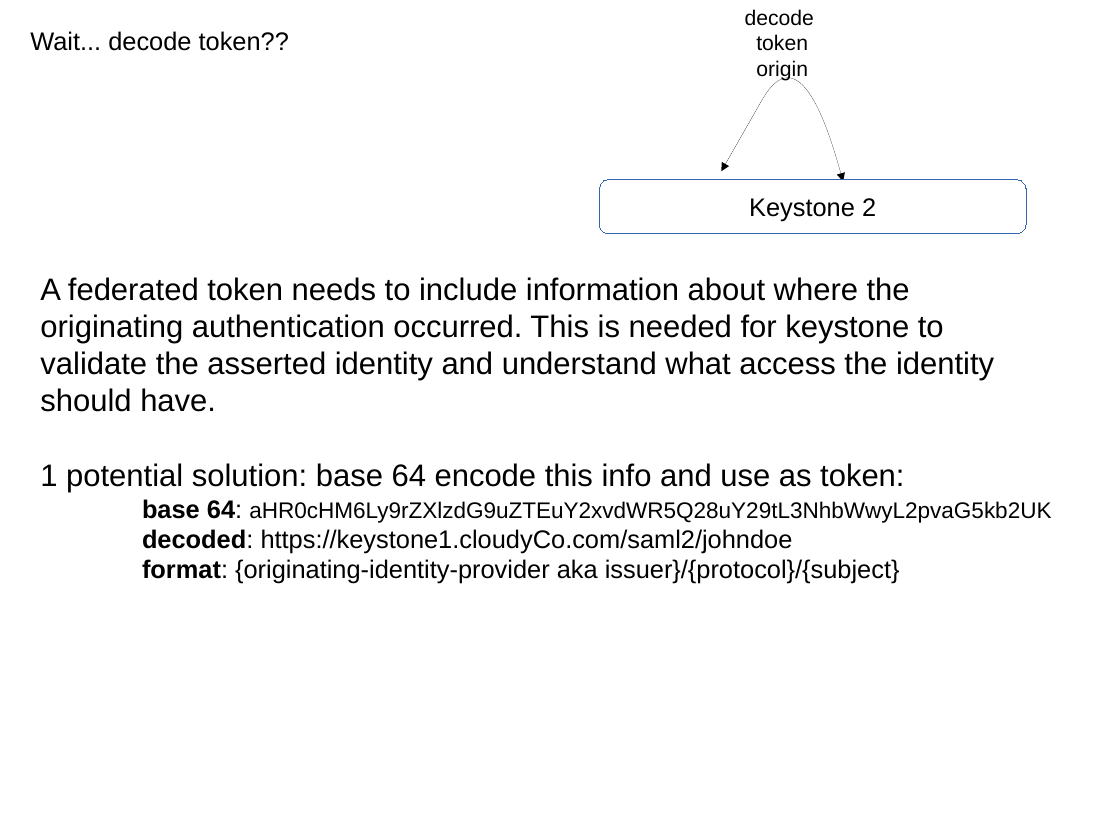
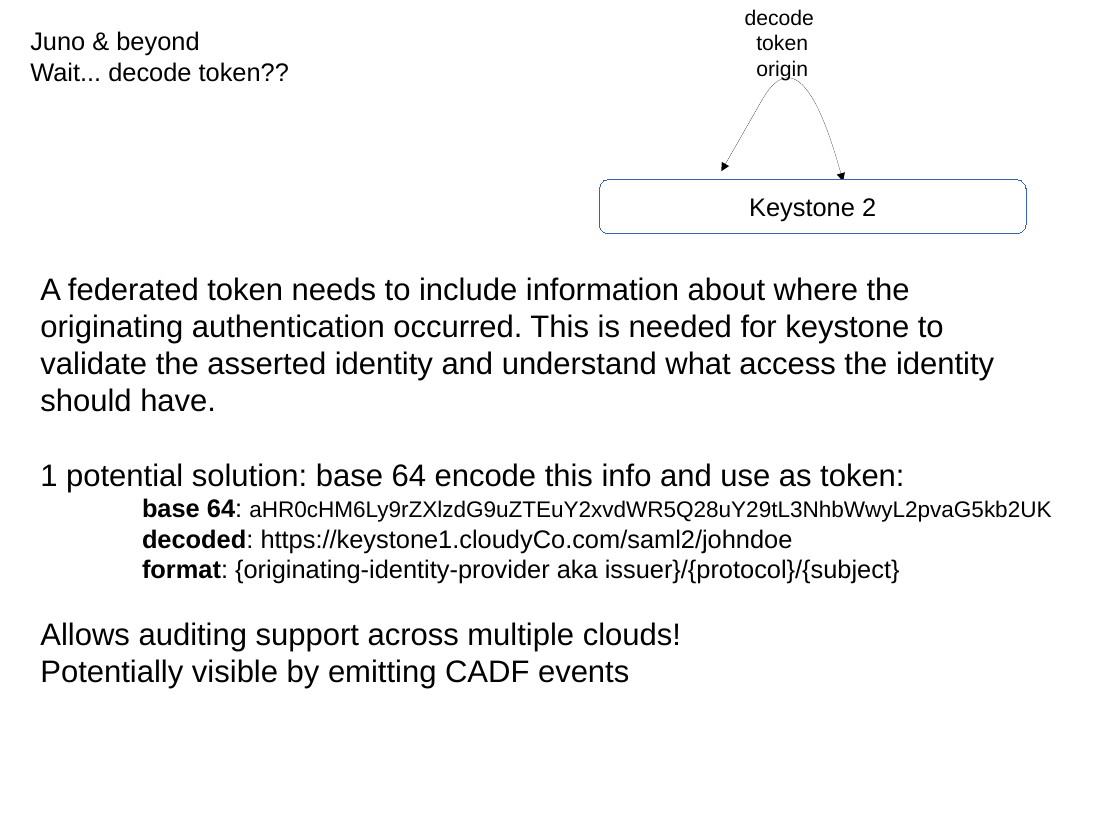
Before and after one commit to joesavak/OpenStackFederation, a slide deck: slide 9 of os-federation.odp (slide 10 before the commit). Drawn at 1120x840 pixels with LibreOffice and Linux fonts; fonts in the diff are those of the drawing. Boxes give left, top, right and bottom in pixels: in the first picture for what was removed or moved away, otherwise in the second. Text is boxed around its words. In the diff, an @@ line names an element or a change of style, - is before the commit and + after.

```diff
--- a/os-federation.odp
+++ b/os-federation.odp
@@ text at [30,31,199,56]: paragraph added @@
+Juno & beyond
@@ text at [40,622,681,689]: paragraphs added @@
+Allows auditing support across multiple clouds!
+Potentially visible by emitting CADF events
```
Also in this commit, not shown: 5 other slides changed, 2 slides added, 2 slides removed.
